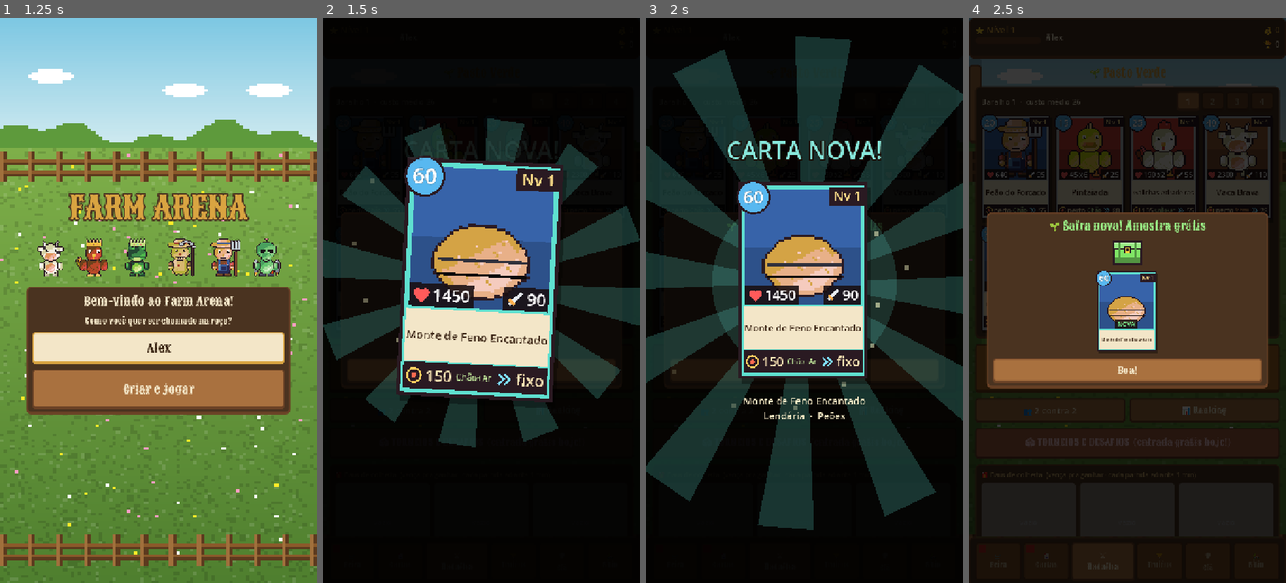
Above: before the commit, frames 1-4 (left to right).
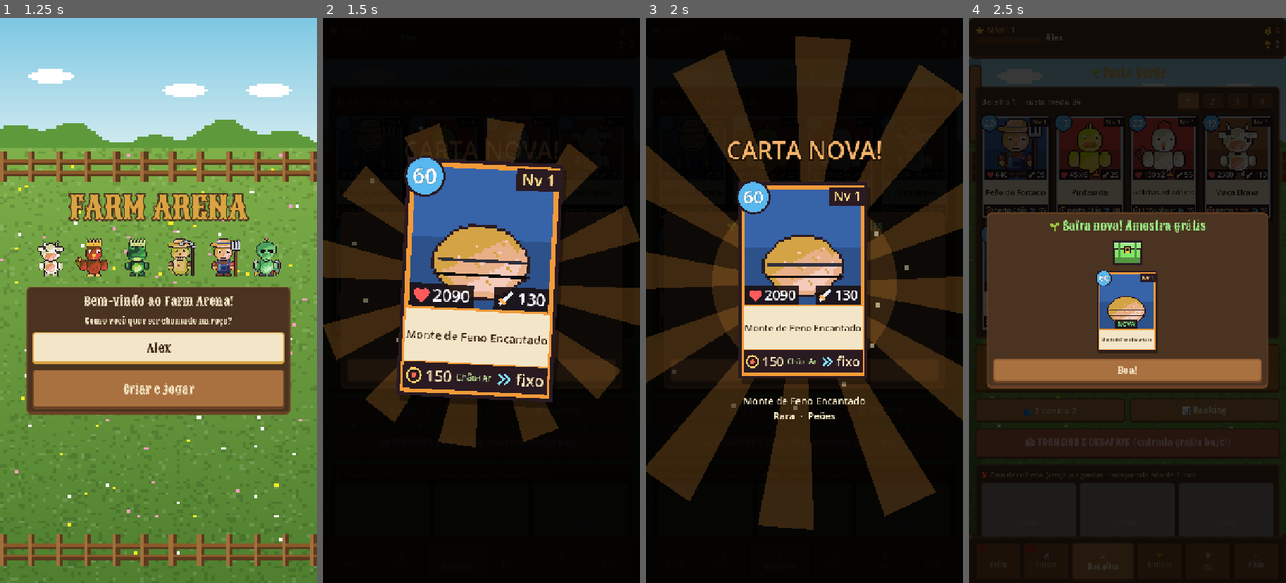
Above: after the commit, the same moments.

Repository: Generadevde/farmarena
Game: Godot game, scene res://Scenes/profile_setup.tscn
Same seed, same stepped clock (60 frames per second), same inputs: the game is played once before the commit and once after it. The engine's default icon, where the game draws it, is replaced by a stand-in: a white triangle on a blue panel in a dark square.
Inputs (mouse positions are in pixels of both pictures, inside the frame that each line leads up to):
- Up to frame 1 (1.25 s): click (158, 345) at 0.52 s; type "Alex" at 0.6 s
- Up to frame 2 (1.5 s): click "Criar e jogar" at 1.25 s
- Up to frame 3 (2 s): no input
- Up to frame 4 (2.5 s): click "1" at 2 s

Frame 1 is identical in both runs. In frame 2, 13% of the frame differs, in the area x 0-100%, y 17-76%; in frame 3, 32%, in the area x 0-100%, y 3-91%; in frame 4, 0.2%.

Commit message:
Gerador com frequência fixa de raridade (40/30/23/5/2) e torres novas na Safra
- A raridade é sorteada primeiro e a carta é refeita até a raridade real bater.
- Safra passa a trazer uma torre nova a cada 2 safras, na mesma frequência.

Co-Authored-By: Claude Fable 5.2 <noreply@anthropic.com>
Claude-Session: https://claude.ai/code/session_01F2c9wwKpd4XWAaAeM55Dzi

Diff:
--- a/Scripts/hub.gd
+++ b/Scripts/hub.gd
@@ -705,6 +705,8 @@
 		var side = VBoxContainer.new()
 		side.size_flags_horizontal = Control.SIZE_EXPAND_FILL
 		row.add_child(side)
+		if b.has_meta("safra"):
+			side.add_child(_label("🆕 NOVIDADE da safra" if b == Safra.current_tower() else "🌱 Torre de safra", 14, Color(0.5, 1, 0.6)))
 		side.add_child(_label(b.base_name + ("   ✔ EM USO" if b == equipped else ""), 21, ThemeBuilder.COLOR_GOLD if unlocked else Color(0.6, 0.58, 0.55)))
 		var brar = Catalogo.base_rarity(b)
 		var bab = Catalogo.base_ability(b)
--- a/Scripts/safra.gd
+++ b/Scripts/safra.gd
@@ -53,6 +53,13 @@
 	var f = FileAccess.open(SAVE_PATH, FileAccess.WRITE)
 	if f != null:
 		f.store_string(JSON.stringify({"periods": periods}))
+
+
+var _towers: Dictionary = {}   # período -> torre gerada naquela safra
+
+
+func current_tower() -> BaseData:
+	return _towers.get(int(periods[-1]), null) if !periods.is_empty() else null
 
 
 var _sigs: Dictionary = {}  # período -> ["raridade|papel", "especial:x"] das cartas dele
@@ -118,6 +125,18 @@
 			CardDatabase.all_cards.append(card)
 	CardGenerator.fixed_power = 0.0
 	_by_period[p] = list
+	# TORRE NOVA: uma a cada 2 safras, na mesma frequência de raridade das cartas
+	if p % 2 == 0 and !_towers.has(p):
+		var bdef = CardGenerator.generate_base_def(p)
+		for existing_b in BotSimulator.available_bases:
+			if existing_b != null and existing_b.base_name == bdef["nome"]:
+				bdef["nome"] += " II"
+		bdef["desc"] = "Erguida na safra nº %d." % p
+		var tower = Catalogo.build_base(bdef, "%ssafra_torre_%d.tres" % [Catalogo.PATH_PREFIX, p])
+		tower.set_meta("safra", p)
+		_towers[p] = tower
+		if !BotSimulator.available_bases.has(tower):
+			BotSimulator.available_bases.append(tower)
 	DeckBuilder.clear_cache()
 
 
--- a/ci/battle_test.gd
+++ b/ci/battle_test.gd
@@ -294,6 +294,15 @@
 	for k in problems:
 		prob_txt.append("%s: %d (ex: %s)" % [k, problems[k].size(), ", ".join(problems[k].slice(0, 3))])
 	print("RESULTADO gerador problemas: ", prob_txt)
+	var tower_rar = [0, 0, 0, 0, 0]
+	var tower_bad: Array = []
+	for tn in 300:
+		var tdef = CardGenerator.generate_base_def(7000 + tn)
+		var tb: BaseData = Catalogo.build_base(tdef)
+		tower_rar[Catalogo.base_rarity(tb)] += 1
+		if tb.base_hp < 800 or tb.base_hp > 1900 or tb.icon == null or !SpriteForge.has_piece("torre", str(tdef["receita"]["torre"])):
+			tower_bad.append(tdef["nome"])
+	print("RESULTADO gerador de torres: 300 torres -> raridades [normal..mística]=", tower_rar, " | com problema=", tower_bad.slice(0, 5), " | ex: ", CardGenerator.generate_base_def(7001)["nome"], ", ", CardGenerator.generate_base_def(7002)["nome"])
 	var sem_stats: Array = []
 	for c in all:
 		if !c.is_spell() and DeckBuilder.get_unit_stats(c) == null:
--- a/creator/card_generator.gd
+++ b/creator/card_generator.gd
@@ -840,7 +840,7 @@
 # habilidades extras que o gerador pode somar a uma carta (todas passam na
 # auditoria automática). Quanto mais habilidades, mais rara a carta -- e um
 # pouco menos de vida/dano, pra força total continuar na mesma régua.
-const EXTRA_WEIGHTS = [34, 26, 25, 11, 4]  # raridade alvo: Normal, Rara, Épica, Lendária, Mística
+const EXTRA_WEIGHTS = [40, 30, 23, 5, 2]  # raridade alvo: Normal, Rara, Épica, Lendária, Mística
 const EXTRA_POOL = ["escudo", "roubo", "casca", "regen", "primeiro", "furia_entrada", "onda", "investida", "executa", "furia_morte", "cresce",
 	"cura_matar", "devolve", "inabalavel", "explode", "clone", "contra", "ouro_matar", "rouba", "corrente", "longe", "mais_um", "avanco", "levanta", "efeito"]
 
@@ -985,7 +985,35 @@
 
 ## gera uma carta completa (na memória) no formato do Catalogo.
 ## Devolve {"def": {...}, "stats": UnitData|null, "spell": SpellData|null}
+## FREQUÊNCIA das raridades do gerador (cartas e torres):
+## Normal 40% · Rara 30% · Épica 23% · Lendária 5% · Mística 2%
 static func generate_def(seed_value: int, turma: String = "", kind: int = 0, role: int = -1, cost: int = 0) -> Dictionary:
+	var trng = RandomNumberGenerator.new()
+	trng.seed = hash("alvo%d" % seed_value)
+	var target = _roll_extra(trng)
+	# tenta até a raridade REAL (a que sai dos pontos de habilidade) bater com a sorteada
+	var best: Dictionary = {}
+	var best_gap = 99
+	for attempt in 12:
+		var gen = _generate_once(seed_value if attempt == 0 else hash("%d#%d" % [seed_value, attempt]), turma, kind, role, cost, target)
+		var gap = absi(gen_rarity(gen) - target)
+		if gap < best_gap:
+			best_gap = gap
+			best = gen
+		if gap == 0:
+			break
+	return best
+
+
+## raridade real de uma carta gerada (pelos pontos de habilidade)
+static func gen_rarity(gen: Dictionary) -> int:
+	var score = 0
+	for pair in (Catalogo.spell_abilities(gen["spell"]) if gen["spell"] != null else Catalogo.unit_abilities(gen["stats"])):
+		score += int(pair[1])
+	return Catalogo.rarity_from_score(score, int(gen["def"].get("raridade", 0)))
+
+
+static func _generate_once(seed_value: int, turma: String, kind: int, role: int, cost: int, target: int) -> Dictionary:
 	var rng = RandomNumberGenerator.new()
 	rng.seed = seed_value
 	if turma == "":
@@ -1037,7 +1065,14 @@
 	# filhotes... Elas já vêm prontas, então pulam o sorteio de habilidade.
 	var special: Dictionary = {}
 	if rng.randf() < 0.3 and Catalogo.card("abelha") != null:
-		special = _special_spell(rng, turma, cost) if is_spell else _special_unit(rng, turma, cost)
+		# só as receitas que cabem na raridade sorteada
+		var allowed: Array = []
+		if is_spell:
+			allowed = ["barril", "tornado"] if target == Catalogo.EPICA else (["cemiterio"] if target == Catalogo.LENDARIA else [])
+		else:
+			allowed = ["longe", "corredor"] if target <= Catalogo.RARA else (["voador_filhotes", "mineiro", "balao", "bruxa"] if target == Catalogo.EPICA else [])
+		if !allowed.is_empty():
+			special = _special_spell(rng, turma, cost, allowed) if is_spell else _special_unit(rng, turma, cost, allowed)
 	if !special.is_empty():
 		stats = special.get("stats", null)
 		spell = special.get("spell", null)
@@ -1047,12 +1082,15 @@
 	# RARIDADE 3.0: sorteia a raridade ALVO primeiro. Normal e Rara saem sem
 	# habilidade nenhuma; Épica, Lendária e Mística ganham habilidades até
 	# somar os pontos da faixa (ver Catalogo.rarity_from_score).
-	var target = _roll_extra(rng)
 	if !special.is_empty():
-		target = Catalogo.RARA  # sem habilidade = Rara; com habilidade, a raridade sai dos pontos
+		pass  # receita pronta: a raridade sai dos pontos dela
 	elif stats != null:
 		if target <= Catalogo.RARA:
 			Catalogo.strip_abilities(stats)
+			if stats.spawns_units and stats.unit_type != UnitData.UnitType.BUILDING:
+				stats.spawns_units = false
+				stats.hp = int(round(stats.hp * 1.5 / 10.0)) * 10
+				stats.damage = int(round(stats.damage * 1.5 / 5.0)) * 5
 			text = describe_unit(stats, role)
 			if target == Catalogo.RARA:
 				# Rara: sem habilidade, mas números um pouco melhores
@@ -1125,7 +1163,7 @@
 	return (c.card_name + "s") if c != null else "Bichos"
 
 
-static func _special_unit(rng: RandomNumberGenerator, turma: String, cost: int) -> Dictionary:
+static func _special_unit(rng: RandomNumberGenerator, turma: String, cost: int, allowed: Array = SPECIAL_UNITS) -> Dictionary:
 	var k = power_per_cost() / DEFAULT_POWER_PER_COST * rng.randf_range(0.93, 1.07)
 	var token = str(TURMA_TOKEN.get(turma, "moleque"))
 	var st = UnitData.new()
@@ -1136,7 +1174,7 @@
 	st.target_type = UnitData.TargetType.GROUND
 	var hp_v := 100.0
 	var dmg_v := 10.0
-	var which = SPECIAL_UNITS[rng.randi() % SPECIAL_UNITS.size()]
+	var which = allowed[rng.randi() % allowed.size()]
 	var c = cost
 	var role = CardData.CardRole.VERSATIL
 	var pros: Array = []
@@ -1232,11 +1270,11 @@
 	return {"id": which, "stats": st, "custo": c, "papel": role, "pros": pros, "cons": cons}
 
 
-static func _special_spell(rng: RandomNumberGenerator, turma: String, cost: int) -> Dictionary:
+static func _special_spell(rng: RandomNumberGenerator, turma: String, cost: int, allowed: Array = SPECIAL_SPELLS) -> Dictionary:
 	var token = str(TURMA_TOKEN.get(turma, "moleque"))
 	var small = token in SMALL_TOKENS
 	var sp = SpellData.new()
-	var which = SPECIAL_SPELLS[rng.randi() % SPECIAL_SPELLS.size()]
+	var which = allowed[rng.randi() % allowed.size()]
 	var c = cost
 	var role = CardData.CardRole.CONTROLE
 	var pros: Array = []
@@ -1281,3 +1319,101 @@
 			pros = ["Puxa todo mundo pro meio", "Junta os inimigos pra um dano em área"]
 			cons = ["Quase não causa dano"]
 	return {"id": which, "spell": sp, "custo": c, "papel": role, "pros": pros, "cons": cons, "nome": nm}
+
+
+
+# ================================================================ gerador de TORRES (Safra)
+const TOWER_NAMES_A = {"HP": ["Paiol", "Muralha", "Cercado", "Barracão"], "CANNON": ["Guarita", "Torre", "Mirante", "Canhoneira"],
+	"PRODUCTION": ["Engenho", "Roda d'Água", "Alambique", "Casa de Farinha"], "CAPACITY": ["Silo", "Tulha", "Depósito", "Celeiro"],
+	"HEAL": ["Bica", "Cacimba", "Fonte", "Enfermaria"], "AURA": ["Sineira", "Fogueira", "Cata-vento", "Espantadeira"]}
+const TOWER_NAMES_B = ["do Compadre", "da Vovó", "Torta", "de Pau a Pique", "da Encruzilhada", "do Seu Zé", "Mal-Assombrada", "de Lata", "Remendada", "do Fim do Mundo"]
+const TOWER_PIECES = {"HP": ["forte", "celeiro"], "CANNON": ["celeiro", "castelo_feno", "antena"], "PRODUCTION": ["moinho", "cocho"],
+	"CAPACITY": ["armazem"], "HEAL": ["caixa_dagua"], "AURA": ["capela", "colmeia"]}
+const TOWER_COLORS = ["#b8402c", "#3c6cb8", "#58a040", "#e8c040", "#8a5a34", "#c880c0", "#50b0a8", "#e07a28", "#6a7480", "#f2ede0"]
+
+
+## gera uma torre no formato do Catalogo (def pra Catalogo.build_base), com a
+## raridade sorteada na mesma frequência das cartas.
+static func generate_base_def(seed_value: int) -> Dictionary:
+	var rng = RandomNumberGenerator.new()
+	rng.seed = hash("torre%d" % seed_value)
+	var target = _roll_extra(rng)
+	var kind = "HP"
+	var b: Dictionary = {}
+	var pros: Array = []
+	var cons: Array = []
+	var category = "DEFENSIVO"
+	match target:
+		Catalogo.COMUM:
+			if rng.randf() < 0.5:
+				kind = "HP"
+				b = {"base_hp": rng.randi_range(160, 180) * 10}
+				pros = ["Vida muito alta"]
+				cons = ["Não ataca", "Nenhum bônus"]
+			else:
+				kind = "CANNON"
+				b = {"base_hp": rng.randi_range(120, 135) * 10, "attack_damage": rng.randi_range(6, 8) * 5, "attack_range": float(rng.randi_range(24, 27) * 5), "attack_speed": 1.0}
+				pros = ["Atira sozinha", "Boa vida"]
+				cons = ["Tiro fraco"]
+		Catalogo.RARA:
+			kind = "CANNON"
+			category = "OFENSIVO"
+			if rng.randf() < 0.5:
+				b = {"base_hp": rng.randi_range(100, 110) * 10, "attack_damage": rng.randi_range(8, 10) * 5, "attack_range": float(rng.randi_range(34, 37) * 5), "attack_speed": 2.4, "is_aoe": true, "aoe_radius": 55.0, "projectile_speed": 250.0}
+				pros = ["Tiro em área", "Alcance longo"]
+				cons = ["Atira devagar", "Menos vida"]
+			else:
+				b = {"base_hp": rng.randi_range(90, 100) * 10, "attack_damage": rng.randi_range(15, 18) * 5, "attack_range": float(rng.randi_range(38, 42) * 5), "attack_speed": 2.0, "projectile_speed": 420.0}
+				pros = ["Tiro forte", "Alcance enorme"]
+				cons = ["Pouca vida", "Atira devagar"]
+		Catalogo.EPICA:
+			var pick = rng.randi() % 3
+			if pick == 0:
+				kind = "PRODUCTION"
+				category = "ECONOMICO"
+				var boost = rng.randi_range(10, 14) / 100.0
+				b = {"base_hp": rng.randi_range(110, 120) * 10, "production_speed_boost": boost}
+				pros = ["Recurso %d%% mais rápido" % int(round(boost * 100))]
+				cons = ["Não ataca", "Menos vida"]
+			elif pick == 1:
+				kind = "CAPACITY"
+				category = "ECONOMICO"
+				var cap = rng.randi_range(4, 6) * 5
+				b = {"base_hp": rng.randi_range(115, 125) * 10, "capacity_bonus": cap}
+				pros = ["Guarda %d a mais de recurso" % cap]
+				cons = ["Não ataca"]
+			else:
+				kind = "HEAL"
+				b = {"base_hp": rng.randi_range(115, 125) * 10, "heal_amount": rng.randi_range(12, 16), "heal_radius": 110.0, "heal_interval": 1.0}
+				pros = ["Cura aliados próximos"]
+				cons = ["Não ataca"]
+		Catalogo.LENDARIA:
+			if rng.randf() < 0.35:
+				kind = "PRODUCTION"
+				category = "ECONOMICO"
+				var boost2 = rng.randi_range(18, 22) / 100.0
+				b = {"base_hp": rng.randi_range(90, 100) * 10, "production_speed_boost": boost2}
+				pros = ["Recurso %d%% mais rápido" % int(round(boost2 * 100))]
+				cons = ["Pouca vida", "Não ataca"]
+			else:
+				kind = "AURA"
+				var eff = ["SLOW", "POISON", "WEAKNESS"][rng.randi() % 3]
+				b = {"base_hp": rng.randi_range(115, 125) * 10, "aura_radius": float(rng.randi_range(23, 27) * 5), "aura_tick_interval": 1.2, "effect": eff,
+					"effect_strength": 14.0 if eff == "POISON" else 0.6, "effect_duration": 2.0, "effect_tick_interval": 1.0}
+				category = "OFENSIVO" if eff == "POISON" else "DEFENSIVO"
+				pros = [{"SLOW": "Deixa lentos os inimigos por perto", "POISON": "Envenena os inimigos por perto", "WEAKNESS": "Enfraquece os inimigos por perto"}[eff]]
+				cons = ["Não causa dano direto" if eff != "POISON" else "Alcance curto"]
+		_:
+			kind = "AURA"
+			b = {"base_hp": rng.randi_range(105, 115) * 10, "aura_radius": float(rng.randi_range(21, 24) * 5), "aura_tick_interval": 2.5, "effect": "FREEZE",
+				"effect_strength": 0.5, "effect_duration": 1.0}
+			pros = ["Congela quem chega perto", "A aura mais forte do jogo"]
+			cons = ["Alcance curto", "Não causa dano"]
+	var pieces: Array = TOWER_PIECES[kind]
+	var name_a: Array = TOWER_NAMES_A[kind]
+	var arena_range = [[0, 3], [1, 4], [2, 5], [4, 6], [6, 6]][target]
+	return {"nome": "%s %s" % [name_a[rng.randi() % name_a.size()], TOWER_NAMES_B[rng.randi() % TOWER_NAMES_B.size()]],
+		"turma": random_turma(rng), "arena": rng.randi_range(arena_range[0], arena_range[1]), "tipo": kind, "categoria": category,
+		"desc": "", "pros": pros, "cons": cons, "receita": {"torre": pieces[rng.randi() % pieces.size()]},
+		"paleta": {"A": TOWER_COLORS[rng.randi() % TOWER_COLORS.size()], "K": TOWER_COLORS[rng.randi() % TOWER_COLORS.size()], "S": TOWER_COLORS[rng.randi() % TOWER_COLORS.size()], "W": "#6a4428", "M": "#a0a8b4", "P": TOWER_COLORS[rng.randi() % TOWER_COLORS.size()]},
+		"proj": ["milho", "pedra", "raio"][rng.randi() % 3], "b": b}
